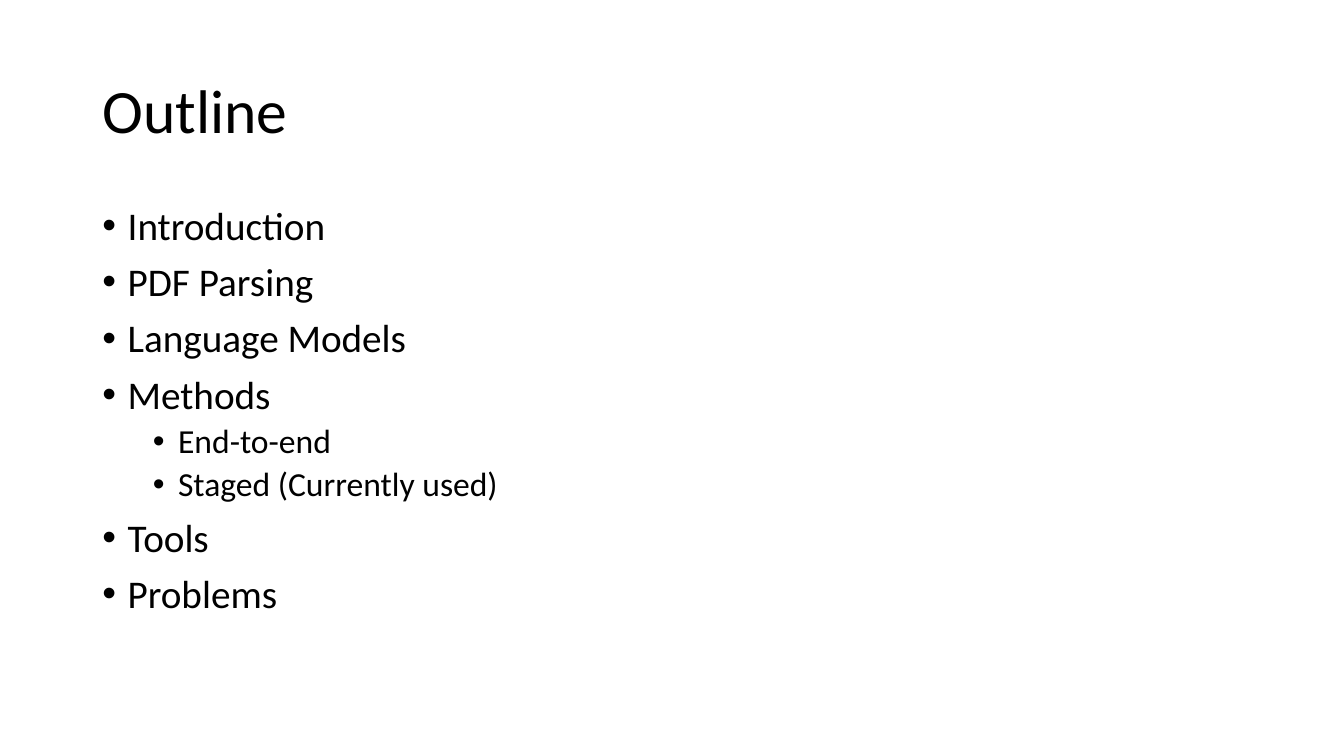
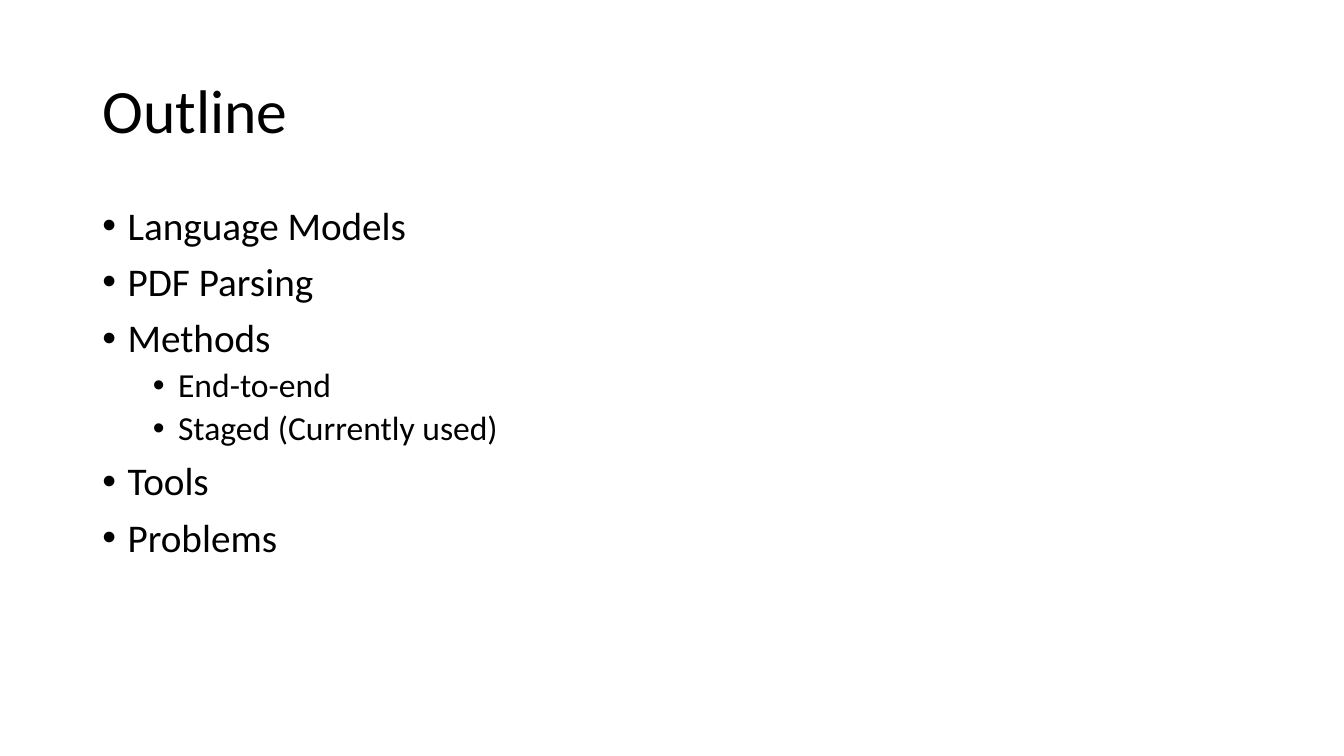
Before and after one commit to yqlai/CModel, a slide deck: slide 2 of 賴宥齊_AI.pptx. Drawn at 1344x756 pixels with LibreOffice and Linux fonts; fonts in the diff are those of the drawing. Boxes give left, top, right and bottom in pixels: in the first picture for what was removed or moved away, otherwise in the second. Text is boxed around its words. In the diff, an @@ line names an element or a change of style, - is before the commit and + after.

```diff
--- a/賴宥齊_AI.pptx
+++ b/賴宥齊_AI.pptx
@@ text at [128,212,406,247]: text changed @@
-• Introduction
+• Language Models
@@ text at [128,324,406,359]: paragraph removed @@
-• Language Models
```
Also in this commit, not shown: 8 other slides changed, 8 slides added, 1 slide removed, 10 other files.
